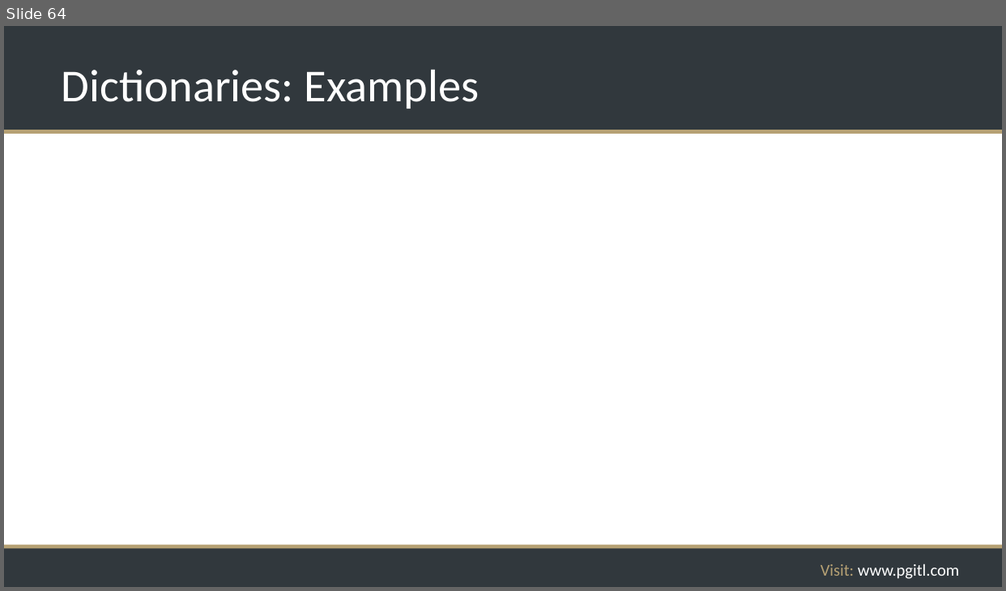
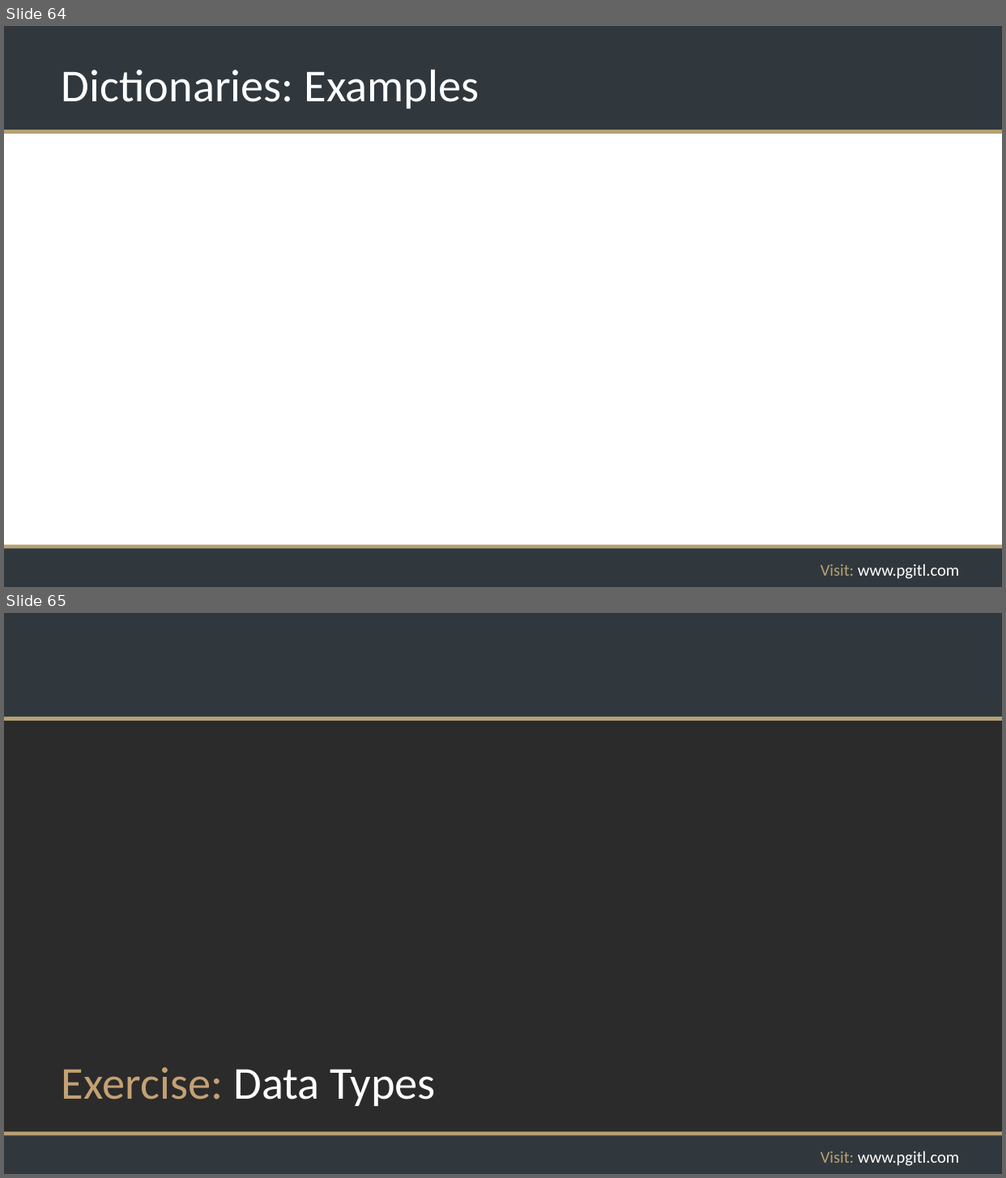
Before and after one commit to rikkouri/project-a, a slide deck: Programming Foundations.pptx. Shown one above the other, each under a label of ours: slide 64 before the commit, slides 64 and 65 after it. The pictures are 1006x591 and 1006x1178 pixels, drawn with LibreOffice and Linux fonts; fonts in the diff are those of the drawing; background and template pictures are left out; a plain dark background stands for a picture behind light text. Boxes give left, top, right and bottom in pixels: in the first picture for what was removed or moved away, otherwise in the second. Text is boxed around its words. In the diff, an @@ line names an element or a change of style, - is before the commit and + after.

```diff
--- a/Programming Foundations.pptx
+++ b/Programming Foundations.pptx
@@ slide 65 added at box(4, 613, 1002, 1174), background picture (left out); not listed: 5 template elements that a slide beside it also shows @@
@@ title added at box(62, 1067, 436, 1106), 44 pt, text #C4A174 @@
+Exercise: Data Types
```
Also in this commit, not shown: 7 other slides added, 1 slide removed.
